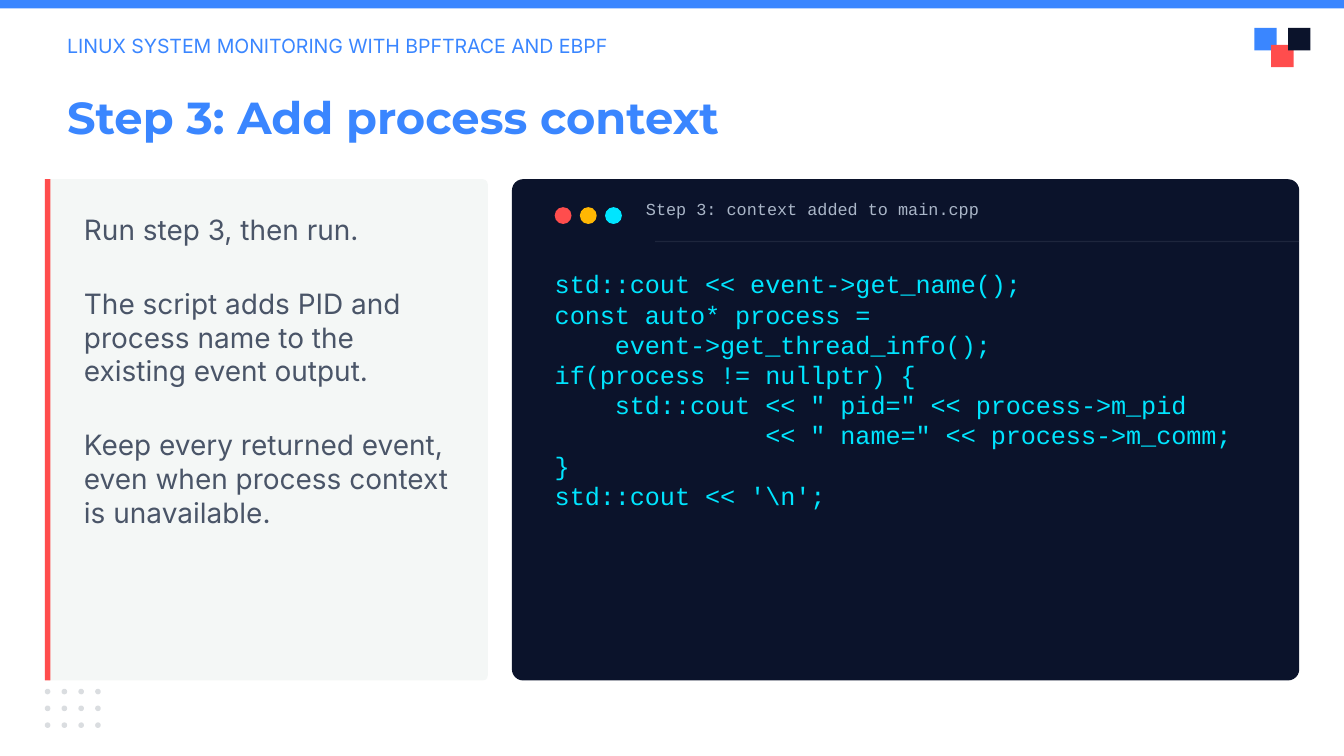
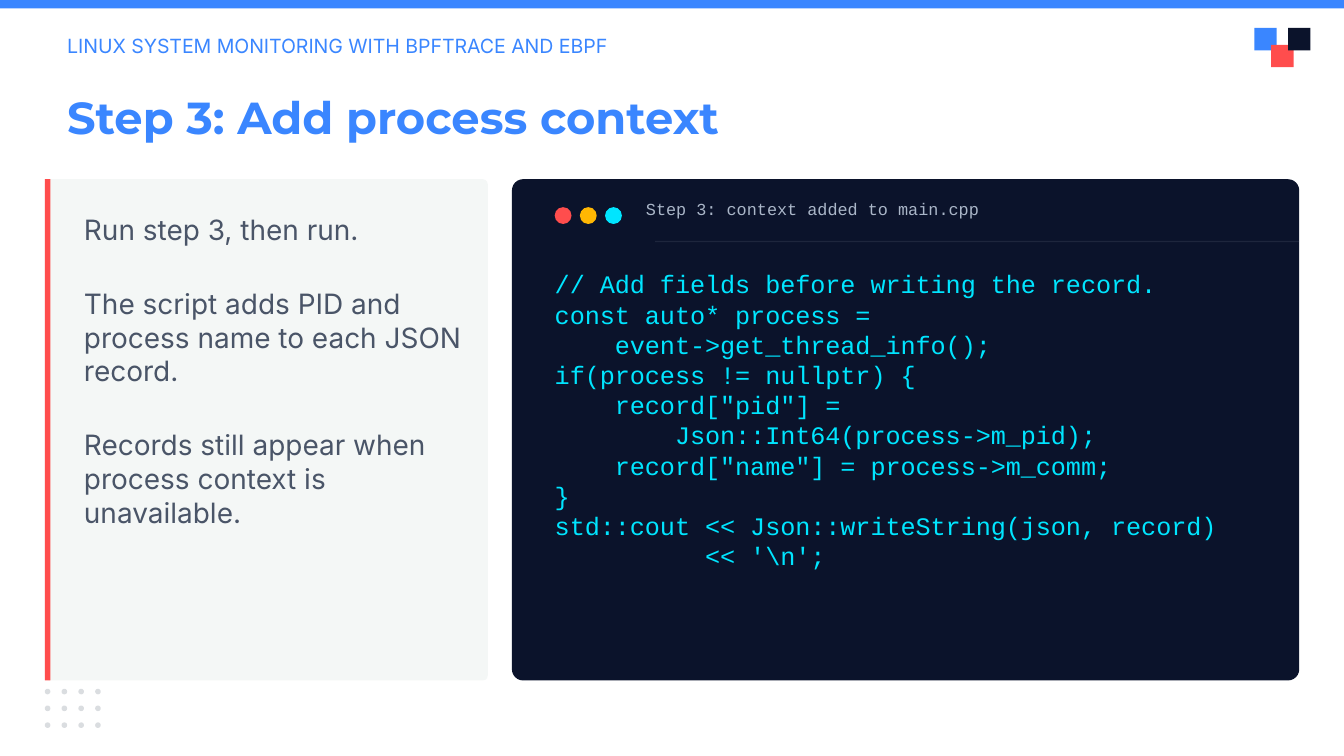
Before and after one commit to julianshalaby-perj/falco-libs-workshop, a slide deck: slide 11 of presentation/falco-libs-intro.pptx. Drawn at 1344x756 pixels with LibreOffice and Linux fonts; fonts in the diff are those of the drawing; background and template pictures are left out. Boxes give left, top, right and bottom in pixels: in the first picture for what was removed or moved away, otherwise in the second. Text is boxed around its words. In the diff, an @@ line names an element or a change of style, - is before the commit and + after.

```diff
--- a/presentation/falco-libs-intro.pptx
+++ b/presentation/falco-libs-intro.pptx
@@ text at (x1=84, y1=293, x2=461, y2=524): text changed @@
-The script adds PID and process name to the existing event output.
-Keep every returned event, even when process context is unavailable.
+The script adds PID and process name to each JSON record.
+Records still appear when process context is unavailable.
@@ text at (x1=600, y1=275, x2=1156, y2=298): text changed @@
-std::cout << event->get_name();
+// Add fields before writing the record.
@@ text at (x1=615, y1=396, x2=1112, y2=481): text changed @@
-std::cout << " pid=" << process->m_pid
-<< " name=" << process->m_comm;
+record["pid"] =
+Json::Int64(process->m_pid);
+record["name"] = process->m_comm;
@@ text at (x1=555, y1=517, x2=1216, y2=570): text changed @@
-std::cout << '\n';
+std::cout << Json::writeString(json, record)
+<< '\n';
```
Also in this commit, not shown: 6 other slides changed.
